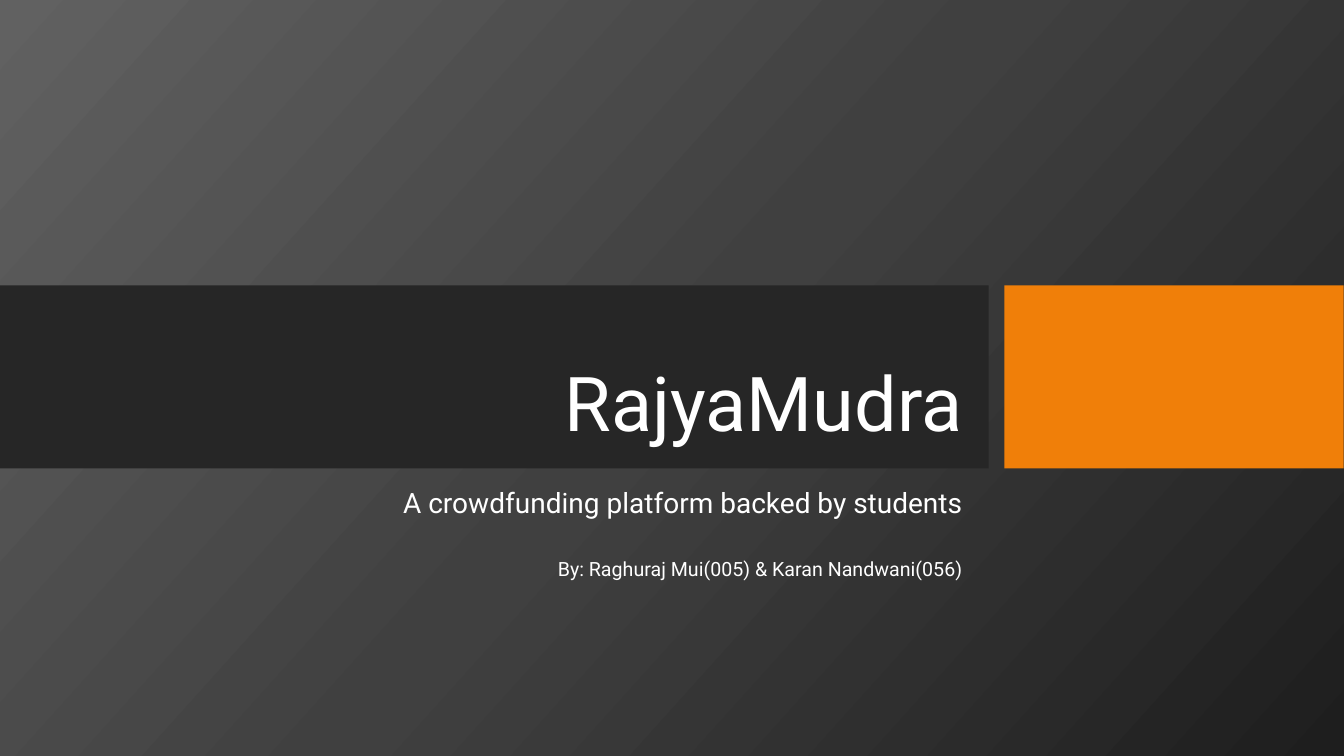
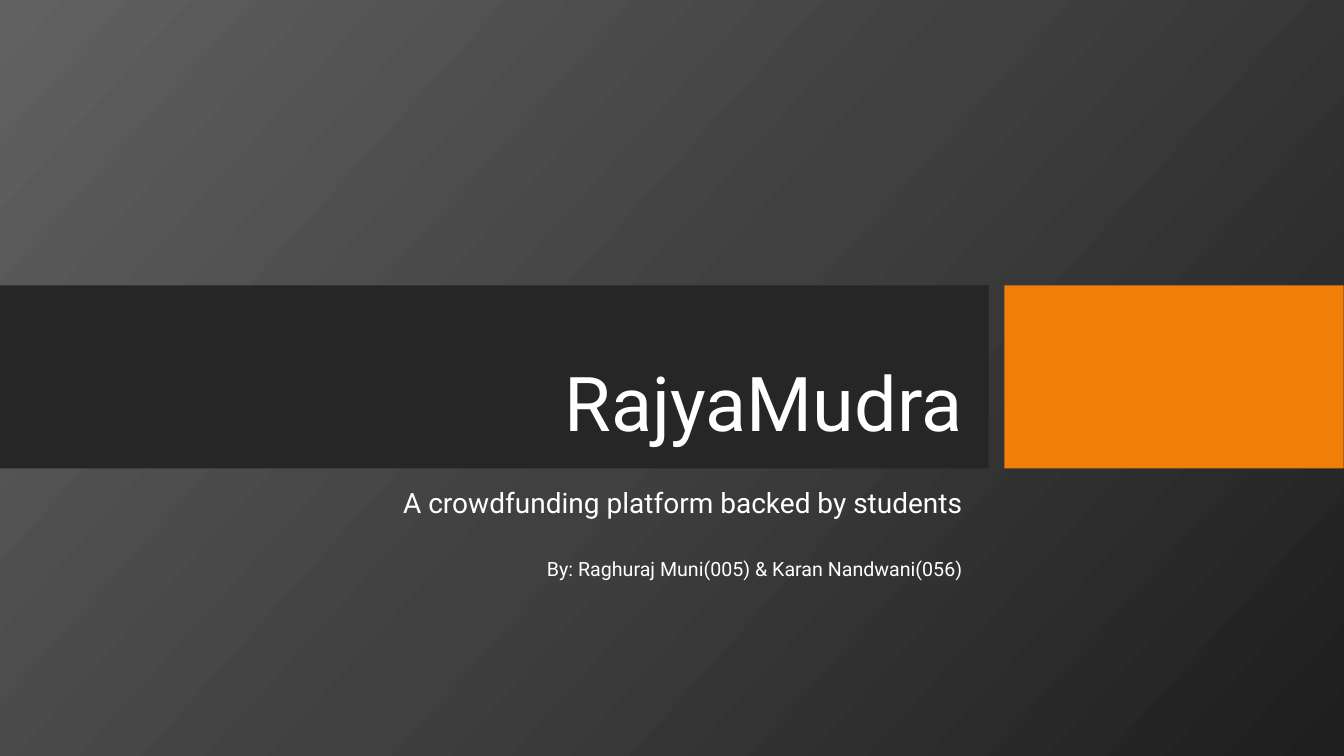
Before and after one commit to raghu-raj23/RajyaMudra, a slide deck: slide 1 of Major_Project_Review_1.pptx. Drawn at 1344x756 pixels with LibreOffice and Linux fonts; fonts in the diff are those of the drawing; background and template pictures are left out. Boxes give left, top, right and bottom in pixels: in the first picture for what was removed or moved away, otherwise in the second. Text is boxed around its words. In the diff, an @@ line names an element or a change of style, - is before the commit and + after.

```diff
--- a/Major_Project_Review_1.pptx
+++ b/Major_Project_Review_1.pptx
@@ text at (x1=547, y1=560, x2=962, y2=580): text changed @@
-By: Raghuraj Mui(005) & Karan Nandwani(056)
+By: Raghuraj Muni(005) & Karan Nandwani(056)
```
Also in this commit, not shown: 3 slides added, 3 slides removed.
